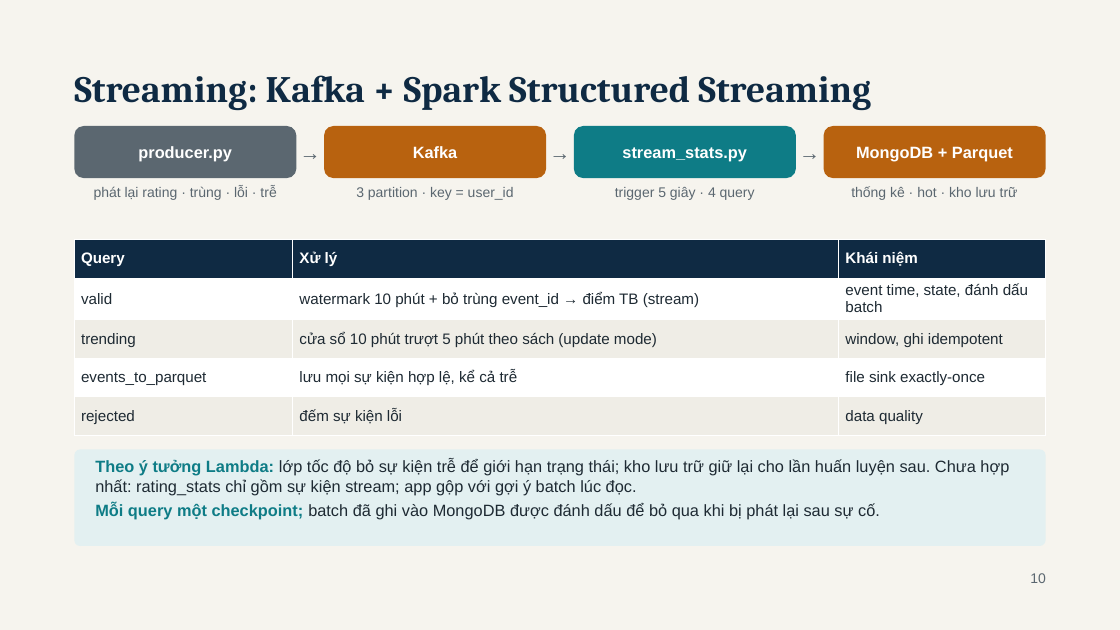
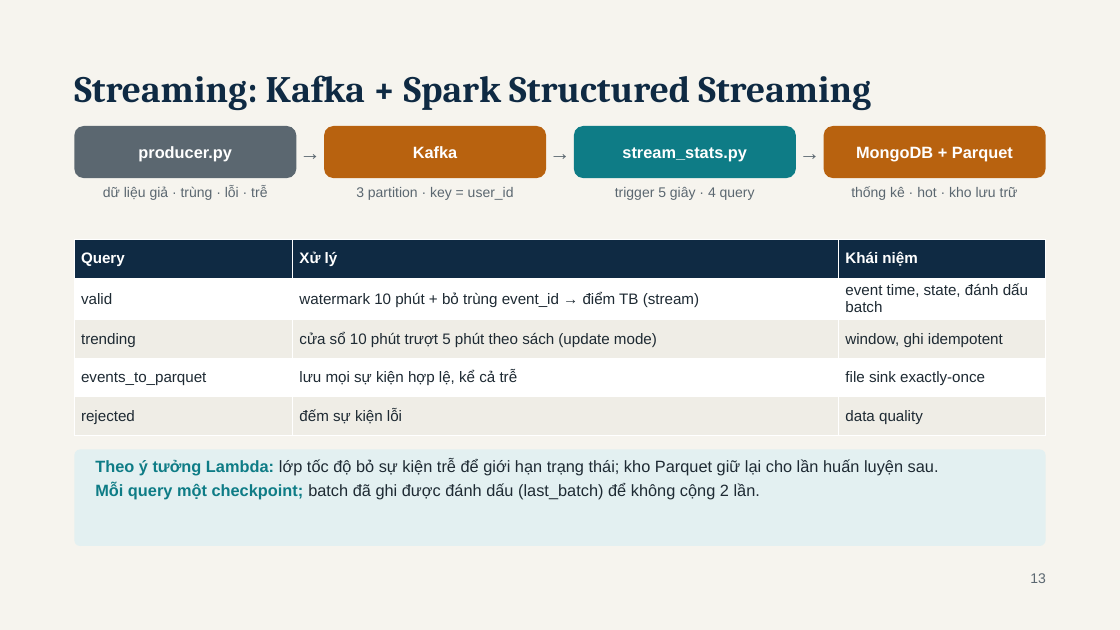
Before and after one commit to haoluonghuynhngoc/Group_06_BigData, a slide deck: slide 13 of Present/BookPulse - BDA501 Session 10 Final Presentation.pptx (slide 10 before the commit). Drawn at 1120x630 pixels with LibreOffice and Linux fonts; fonts in the diff are those of the drawing. Boxes give left, top, right and bottom in pixels: in the first picture for what was removed or moved away, otherwise in the second. Text is boxed around its words. In the diff, an @@ line names an element or a change of style, - is before the commit and + after.

Commit message:
Decks: Session 10 adds agenda, batch 4-step, one-event stream flow, fixes-after-review, detail architecture next to overview; Session 8 reworked as why topic -> architecture -> what it implies, team title, demo slide; slimmer detail diagram, shorter text; scripts, Q&A and demo refs renumbered

```diff
--- a/Present/BookPulse - BDA501 Session 10 Final Presentation.pptx
+++ b/Present/BookPulse - BDA501 Session 10 Final Presentation.pptx
@@ text at [103,185,267,200]: text changed @@
-phát lại rating · trùng · lỗi · trễ
+dữ liệu giả · trùng · lỗi · trễ
@@ text at [95,459,939,500]: text changed @@
-Theo ý tưởng Lambda: lớp tốc độ bỏ sự kiện trễ để giới hạn trạng thái; kho lưu trữ giữ lại cho lần huấn luyện sau. Chưa hợp nhất: rating_stats chỉ gồm sự kiện stream; app gộp với gợi ý batch lúc đọc.
-Mỗi query một checkpoint; batch đã ghi vào MongoDB được đánh dấu để bỏ qua khi bị phát lại sau sự cố.
+Theo ý tưởng Lambda: lớp tốc độ bỏ sự kiện trễ để giới hạn trạng thái; kho Parquet giữ lại cho lần huấn luyện sau.
+Mỗi query một checkpoint; batch đã ghi được đánh dấu (last_batch) để không cộng 2 lần.
@@ text at [1030,573,1046,583]: text changed @@
-10
+13
```
Also in this commit, not shown: 14 other slides changed, 4 slides added, 5 other files.
